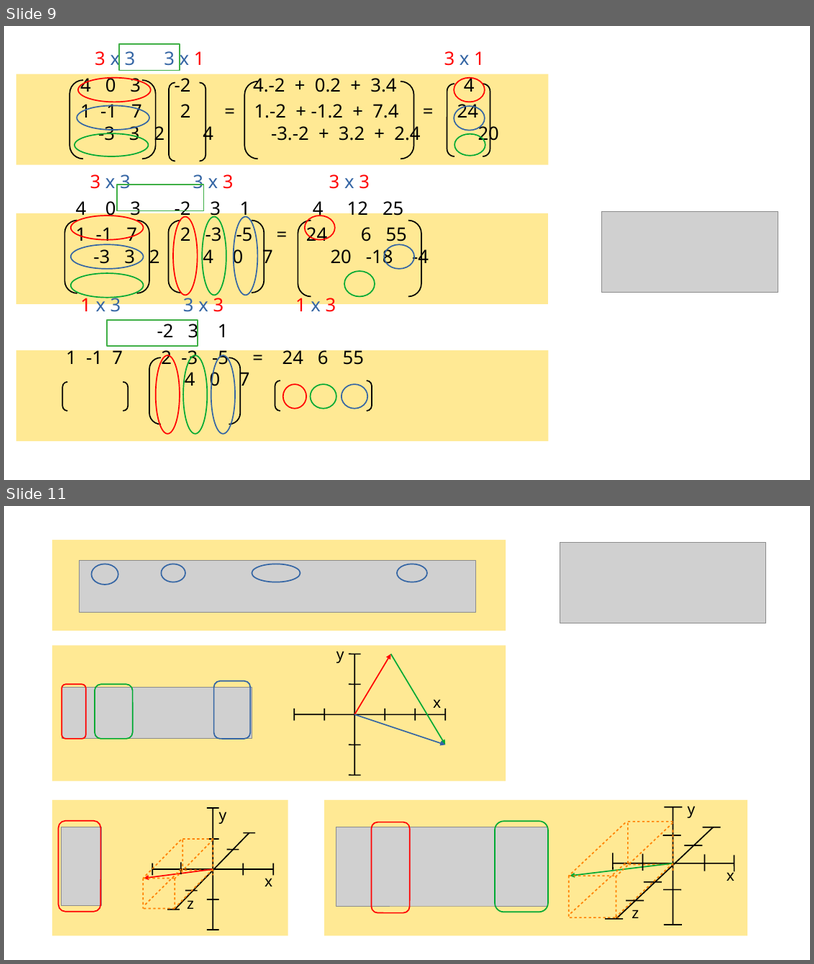
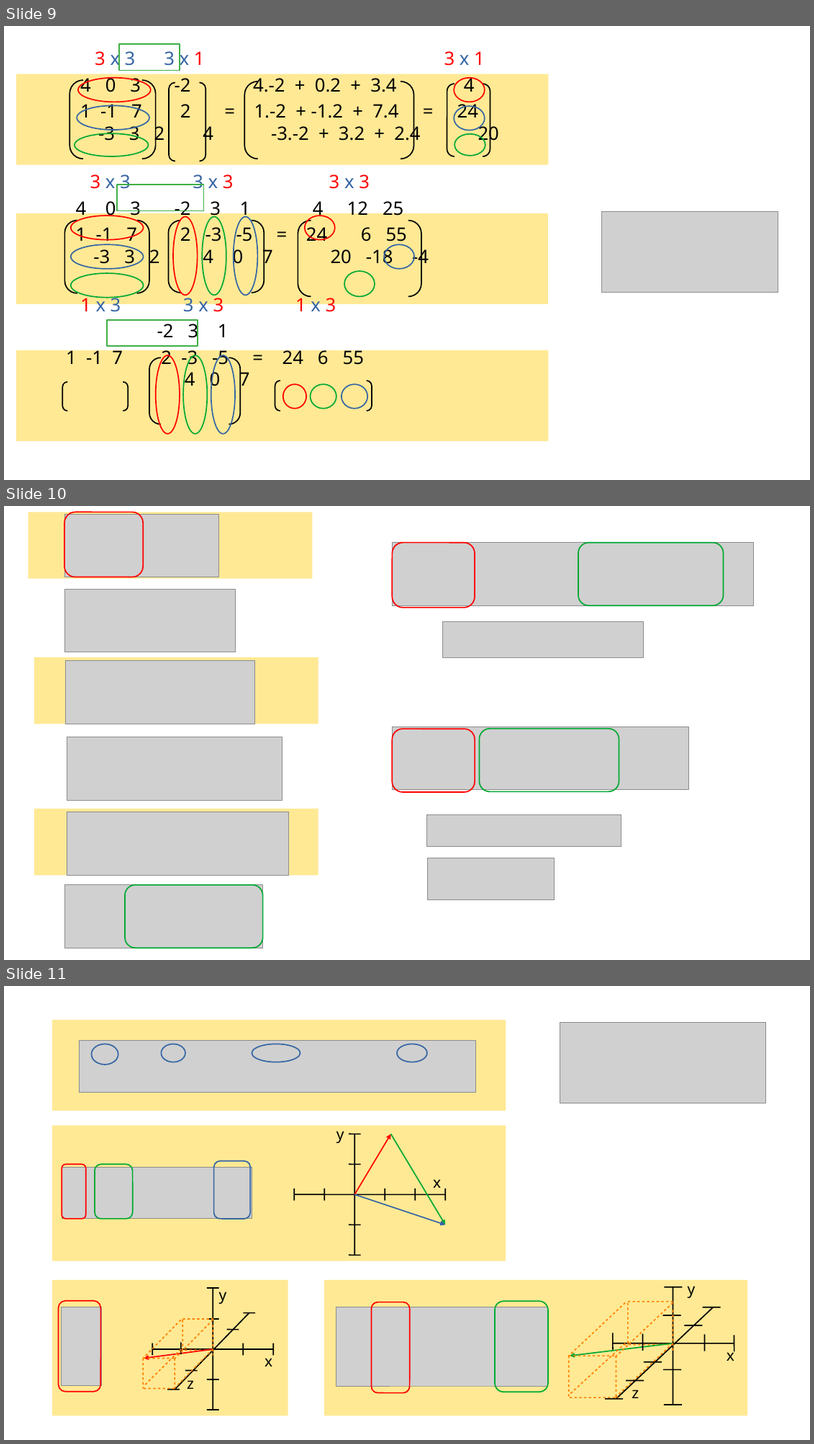
Before and after one commit to QQuick/Wiztech, a slide deck: module_2_numerieke_wiskunde/les_2_vergelijkingen_matrices_en_vectoren/vergelijkingen_1.odp. Shown one above the other, each under a label of ours: slides 9 and 11 before the commit, slides 9, 10 and 11 after it; the slides between them are not shown. The pictures are 814x964 and 814x1444 pixels, drawn with LibreOffice and Linux fonts; fonts in the diff are those of the drawing; grey boxes stand for pictures. Boxes give left, top, right and bottom in pixels: in the first picture for what was removed or moved away, otherwise in the second. Text is boxed around its words. In the diff, an @@ line names an element or a change of style, - is before the commit and + after.

```diff
--- a/module_2_numerieke_wiskunde/les_2_vergelijkingen_matrices_en_vectoren/vergelijkingen_1.odp
+++ b/module_2_numerieke_wiskunde/les_2_vergelijkingen_matrices_en_vectoren/vergelijkingen_1.odp
@@ slide 10 added at [4, 506, 810, 960], background #FFFFFF @@
@@ rectangle added at [28, 512, 313, 579], fill #FFE994 @@
@@ picture added at [64, 514, 219, 577] @@
@@ rounded rectangle added at [64, 512, 143, 577], outline #FF0000 1.45 pt @@
@@ picture added at [392, 542, 754, 605] @@
@@ rounded rectangle added at [392, 542, 476, 607], outline #FF0000 1.45 pt @@
@@ rounded rectangle added at [579, 542, 724, 605], outline #00A933 1.45 pt @@
@@ picture added at [64, 589, 235, 651] @@
@@ picture added at [443, 621, 644, 657] @@
@@ rectangle added at [34, 657, 319, 723], fill #FFE994 @@
@@ picture added at [66, 661, 255, 723] @@
@@ picture added at [67, 737, 282, 800] @@
@@ picture added at [392, 727, 689, 790] @@
@@ rounded rectangle added at [392, 728, 476, 792], outline #FF0000 1.45 pt @@
@@ rounded rectangle added at [479, 728, 619, 792], outline #00A933 1.45 pt @@
@@ rectangle added at [34, 808, 319, 875], fill #FFE994 @@
@@ picture added at [67, 812, 289, 875] @@
@@ picture added at [427, 815, 622, 847] @@
@@ picture added at [428, 857, 555, 899] @@
@@ picture added at [64, 885, 263, 947] @@
@@ rounded rectangle added at [125, 885, 263, 947], outline #00A933 1.45 pt @@
```
Also in this commit, not shown: 1 slide changed, 1 slide removed, 1 other file.
